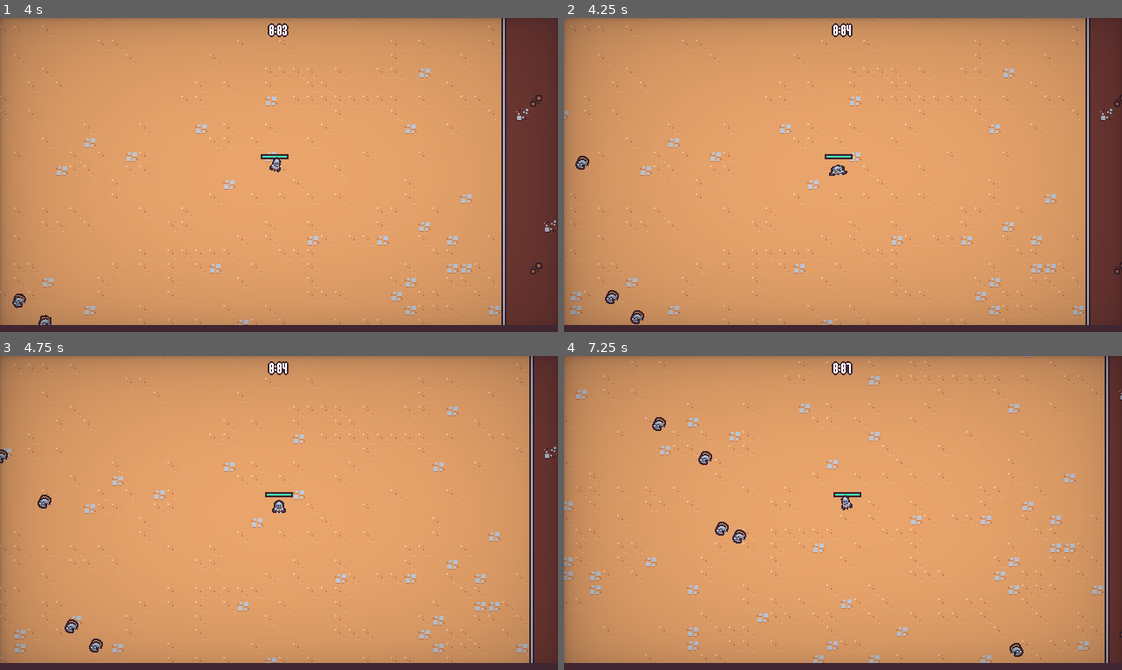
Above: before the commit, frames 1-4 (two rows, left to right).
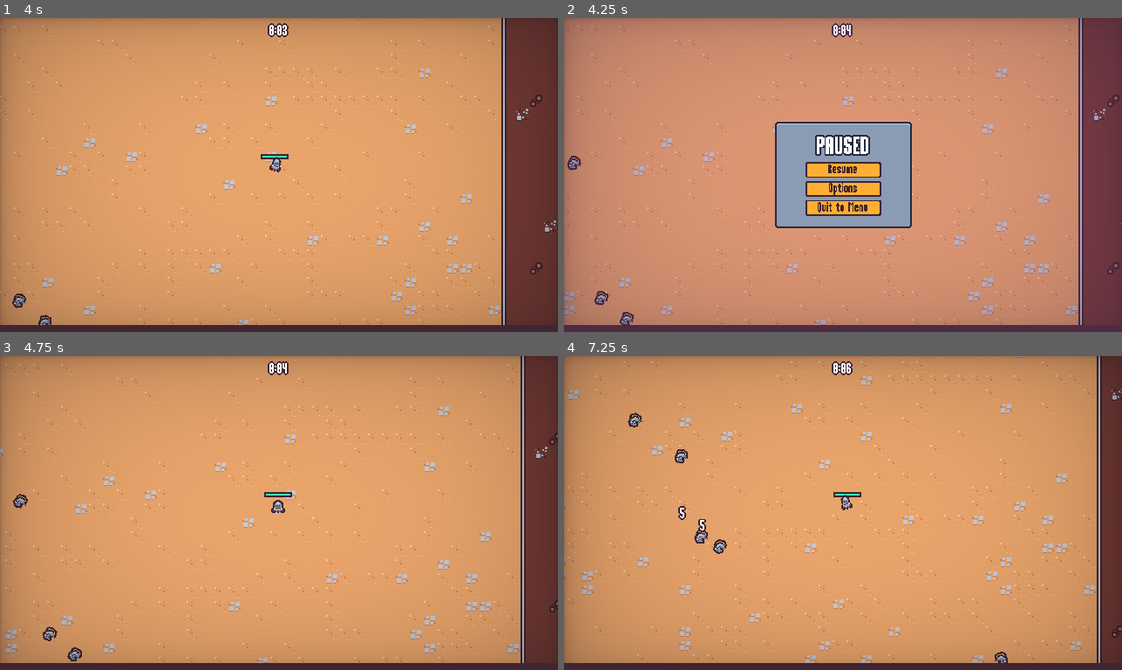
Above: after the commit, the same moments.

Repository: rafariossaa/godot_2d_survival_tutorial
Game: Godot game, scene res://scenes/main/main.tscn
The game is run twice, just before and just after one commit, with the same random seed, the same clock (stepped at 60 frames per second) and the same inputs. This scene is started directly instead of the project's main scene.
Inputs (mouse positions are in pixels of both pictures, inside the frame that each line leads up to):
- Up to frame 1 (4 s): move the mouse to (401, 159) at 0.52 s; press the mouse at (401, 159) at 0.53 s; hold Right (move_right) 0.53-1.28 s; move the mouse to (167, 190) at 1.27 s; release the mouse at (167, 190) at 1.28 s; hold Down (move_down) 1.28-2.03 s; click (167, 190) at 1.35 s; move the mouse to (334, 105) at 2.02 s; press the mouse at (334, 105) at 2.03 s; hold Right (move_right) 2.03-2.78 s; move the mouse to (251, 237) at 2.77 s; release the mouse at (251, 237) at 2.78 s; hold Up (move_up) 2.78-3.53 s; click (251, 237) at 2.85 s; move the mouse to (446, 222) at 3.52 s; press the mouse at (446, 222) at 3.53 s; hold Left (move_left) from 3.53 s (still down)
- Up to frame 2 (4.25 s): keep holding Left (move_left); tap Escape (pause, bound only after the commit) at 4.15 s
- Up to frame 3 (4.75 s): release Left (move_left) at 4.25 s; release the mouse at (446, 560) at 4.25 s; click (279, 506) at 4.25 s, where only the run after the commit has a clickable "Resume"
- Up to frame 4 (7.25 s): move the mouse to (675, 465) at 5.02 s; hold Left (move_left) 5.03-5.78 s; click (675, 465) at 5.1 s; move the mouse to (870, 513) at 5.77 s; press the mouse at (870, 513) at 5.78 s; hold Down (move_down) 5.78-6.53 s; move the mouse to (759, 434) at 6.52 s; release the mouse at (759, 434) at 6.53 s; hold Right (move_right) from 6.53 s (still down); click (759, 434) at 6.6 s

Frame 1 is identical in both runs. In frame 2, 14% of the frame differs, in the area x 0-100%, y 0-98%; in frame 3, 6.9%; in frame 4, 7.7%.

Commit message:
Lesson 65- Creating a Pause Menu

Diff:
--- a/project.godot
+++ b/project.godot
@@ -63,6 +63,12 @@
 "events": [Object(InputEventMouseButton,"resource_local_to_scene":false,"resource_name":"","device":-1,"window_id":0,"a …(253 unchanged characters)…
 ]
 }
+pause={
+"deadzone": 0.5,
+"events": [Object(InputEventKey,"resource_local_to_scene":false,"resource_name":"","device":0,"window_id":0,"alt_pressed":false,"shift_pressed":false,"ctrl_pressed":false,"meta_pressed":false,"pressed":false,"keycode":0,"physical_keycode":4194305,"key_label":0,"unicode":0,"echo":false,"script":null)
+, Object(InputEventKey,"resource_local_to_scene":false,"resource_name":"","device":-1,"window_id":0,"alt_pressed":false,"shift_pressed":false,"ctrl_pressed":false,"meta_pressed":false,"pressed":false,"keycode":0,"physical_keycode":80,"key_label":0,"unicode":112,"echo":false,"script":null)
+]
+}
 
 [layer_names]
 
--- a/scenes/main/main.gd
+++ b/scenes/main/main.gd
@@ -2,8 +2,19 @@
 
 @export var end_screen_scene: PackedScene
 
+var pause_menu_scene = preload("res://scenes/ui/pause_menu.tscn")
+
+
 func _ready():
 	$%Player.health_component.died.connect(on_player_died)
+
+
+func _unhandled_input(event):
+	if event.is_action_pressed("pause"):
+		add_child(pause_menu_scene.instantiate())
+		# We need to stop the propagation of the unhandled input
+		get_tree().root.set_input_as_handled()
+
 
 
 func on_player_died():
--- a/scenes/ui/options_menu.tscn
+++ b/scenes/ui/options_menu.tscn
@@ -6,6 +6,7 @@
 [ext_resource type="PackedScene" uid="uid://fcwmybj7vyl1" path="res://scenes/ui/sound_button.tscn" id="3_ca71q"]
 
 [node name="OptionsMenu" type="CanvasLayer"]
+layer = 2
 script = ExtResource("1_v5ckv")
 
 [node name="TileMap" type="TileMap" parent="."]
@@ -101,3 +102,4 @@
 "
 
 [node name="Vignette" parent="." instance=ExtResource("2_4jkpx")]
+layer = 3
--- /dev/null
+++ b/scenes/ui/pause_menu.gd
@@ -0,0 +1,64 @@
+extends CanvasLayer
+
+@onready var panel_container = $MarginContainer/PanelContainer
+
+var options_menu_scene = preload("res://scenes/ui/options_menu.tscn")
+var is_closing
+
+
+func _ready():
+	get_tree().paused = true
+	panel_container.pivot_offset = panel_container.size / 2
+
+	$%ResumeButton.pressed.connect(on_resume_pressed)
+	$%OptionsButton.pressed.connect(on_options_pressed)
+	$%QuitButton.pressed.connect(on_quit_pressed)
+
+	$AnimationPlayer.play("default")
+
+	var tween =  create_tween()
+	tween.tween_property(panel_container, "scale", Vector2.ZERO, 0)
+	tween.tween_property(panel_container, "scale", Vector2.ONE, .3)\
+	  .set_ease(Tween.EASE_OUT).set_trans(Tween.TRANS_BACK)
+
+func _unhandled_input(event):
+	if event.is_action_pressed("pause"):
+		close()
+		get_tree().root.set_input_as_handled()
+
+
+func close():
+	if is_closing:
+		return
+
+	is_closing = true
+	$AnimationPlayer.play_backwards("default")
+
+	var tween =  create_tween()
+	tween.tween_property(panel_container, "scale", Vector2.ONE, 0)
+	tween.tween_property(panel_container, "scale", Vector2.ZERO, .3)\
+	  .set_ease(Tween.EASE_IN).set_trans(Tween.TRANS_BACK)
+
+	await tween.finished
+
+	get_tree().paused = false
+	queue_free()
+
+
+func on_resume_pressed():
+	close()
+
+
+func on_options_pressed():
+	var options_menu_instance = options_menu_scene.instantiate()
+	add_child(options_menu_instance)
+	options_menu_instance.back_pressed.connect(on_options_back_pressed.bind(options_menu_instance))
+
+
+func on_quit_pressed():
+	get_tree().paused = false
+	get_tree().change_scene_to_file("res://scenes/ui/main_menu.tscn")
+
+
+func on_options_back_pressed(options_menu: Node):
+	options_menu.queue_free()
--- /dev/null
+++ b/scenes/ui/pause_menu.tscn
@@ -0,0 +1,116 @@
+[gd_scene load_steps=6 format=3 uid="uid://p6xy2hp7byak"]
+
+[ext_resource type="Script" path="res://scenes/ui/pause_menu.gd" id="1_2rfvd"]
+[ext_resource type="PackedScene" uid="uid://fcwmybj7vyl1" path="res://scenes/ui/sound_button.tscn" id="3_3c5n7"]
+
+[sub_resource type="Animation" id="Animation_bf4rx"]
+length = 0.001
+tracks/0/type = "value"
+tracks/0/imported = false
+tracks/0/enabled = true
+tracks/0/path = NodePath(".:modulate")
+tracks/0/interp = 1
+tracks/0/loop_wrap = true
+tracks/0/keys = {
+"times": PackedFloat32Array(0),
+"transitions": PackedFloat32Array(1),
+"update": 0,
+"values": [Color(1, 1, 1, 1)]
+}
+
+[sub_resource type="Animation" id="Animation_jpqm3"]
+resource_name = "default"
+length = 0.15
+step = 0.05
+tracks/0/type = "value"
+tracks/0/imported = false
+tracks/0/enabled = true
+tracks/0/path = NodePath(".:modulate")
+tracks/0/interp = 1
+tracks/0/loop_wrap = true
+tracks/0/keys = {
+"times": PackedFloat32Array(0, 0.15),
+"transitions": PackedFloat32Array(1, 1),
+"update": 0,
+"values": [Color(1, 1, 1, 0), Color(1, 1, 1, 1)]
+}
+
+[sub_resource type="AnimationLibrary" id="AnimationLibrary_0oeud"]
+_data = {
+"RESET": SubResource("Animation_bf4rx"),
+"default": SubResource("Animation_jpqm3")
+}
+
+[node name="PauseMenu" type="CanvasLayer"]
+process_mode = 3
+script = ExtResource("1_2rfvd")
+
+[node name="AnimationPlayer" type="AnimationPlayer" parent="."]
+root_node = NodePath("../ColorRect")
+libraries = {
+"": SubResource("AnimationLibrary_0oeud")
+}
+
+[node name="ColorRect" type="ColorRect" parent="."]
+anchors_preset = 15
+anchor_right = 1.0
+anchor_bottom = 1.0
+grow_horizontal = 2
+grow_vertical = 2
+color = Color(0.607843, 0.298039, 0.639216, 0.352941)
+
+[node name="MarginContainer" type="MarginContainer" parent="."]
+anchors_preset = 15
+anchor_right = 1.0
+anchor_bottom = 1.0
+grow_horizontal = 2
+grow_vertical = 2
+
+[node name="PanelContainer" type="PanelContainer" parent="MarginContainer"]
+custom_minimum_size = Vector2(180, 140)
+layout_mode = 2
+size_flags_horizontal = 4
+size_flags_vertical = 4
+
+[node name="MarginContainer" type="MarginContainer" parent="MarginContainer/PanelContainer"]
+layout_mode = 2
+theme_override_constants/margin_left = 8
+theme_override_constants/margin_top = 8
+theme_override_constants/margin_right = 8
+theme_override_constants/margin_bottom = 8
+
+[node name="VBoxContainer" type="VBoxContainer" parent="MarginContainer/PanelContainer/MarginContainer"]
+custom_minimum_size = Vector2(150, 0)
+layout_mode = 2
+size_flags_horizontal = 4
+size_flags_vertical = 4
+
+[node name="Label" type="Label" parent="MarginContainer/PanelContainer/MarginContainer/VBoxContainer"]
+layout_mode = 2
+theme_type_variation = &"BlueOutlineLabel"
+theme_override_font_sizes/font_size = 32
+text = "PAUSED"
+horizontal_alignment = 1
+
+[node name="VBoxContainer" type="VBoxContainer" parent="MarginContainer/PanelContainer/MarginContainer/VBoxContainer"]
+custom_minimum_size = Vector2(100, 0)
+layout_mode = 2
+size_flags_horizontal = 4
+
+[node name="ResumeButton" parent="MarginContainer/PanelContainer/MarginContainer/VBoxContainer/VBoxContainer" instance=ExtResource("3_3c5n7")]
+unique_name_in_owner = true
+layout_mode = 2
+text = "Resume
+"
+
+[node name="OptionsButton" parent="MarginContainer/PanelContainer/MarginContainer/VBoxContainer/VBoxContainer" instance=ExtResource("3_3c5n7")]
+unique_name_in_owner = true
+layout_mode = 2
+text = "Options
+"
+
+[node name="QuitButton" parent="MarginContainer/PanelContainer/MarginContainer/VBoxContainer/VBoxContainer" instance=ExtResource("3_3c5n7")]
+unique_name_in_owner = true
+layout_mode = 2
+text = "Quit to Menu
+"
